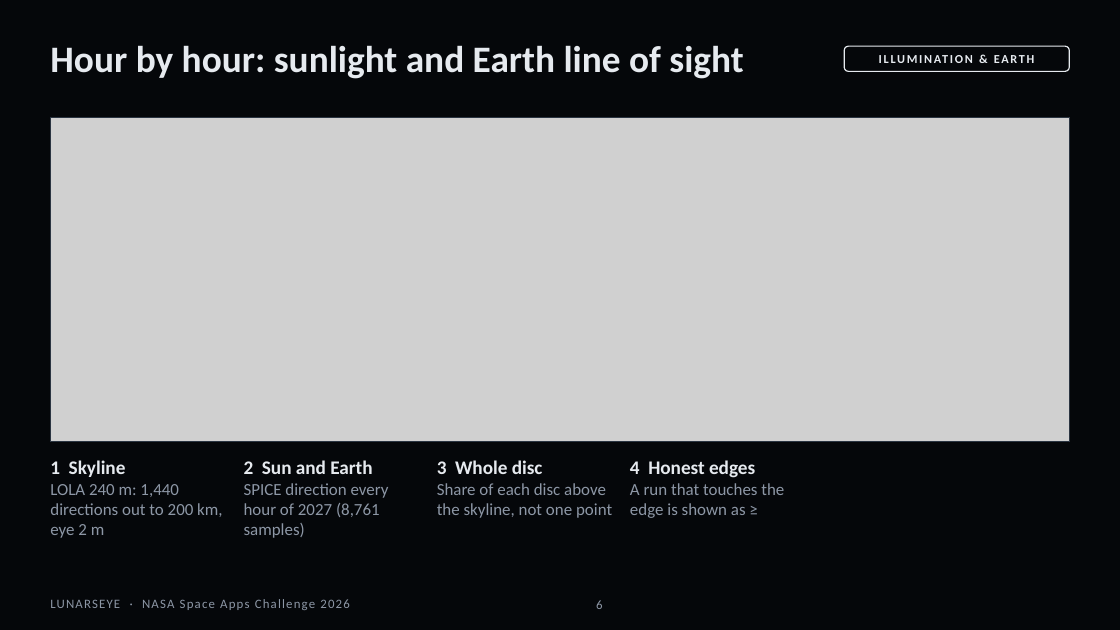
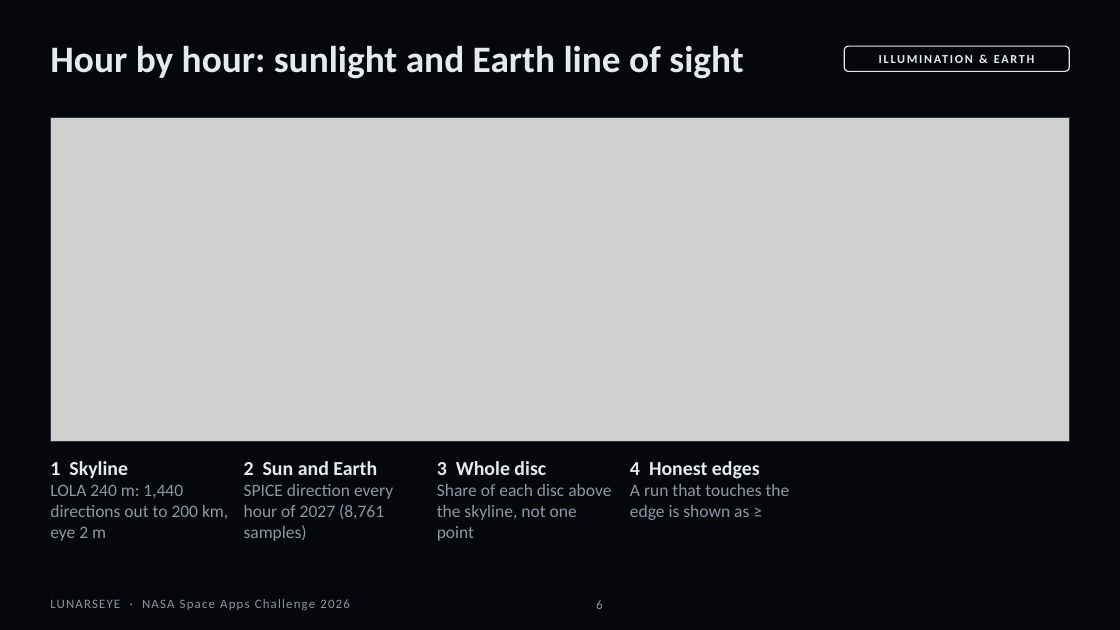
Before and after one commit to 5764678/LUNARSEYE, a slide deck: slide 6 of submission/build/out/LUNARSEYE_deck_raw.pptx. Drawn at 1120x630 pixels with LibreOffice and Linux fonts; fonts in the diff are those of the drawing; grey boxes stand for pictures. Boxes give left, top, right and bottom in pixels: in the first picture for what was removed or moved away, otherwise in the second. Text is boxed around its words. In the diff, an @@ line names an element or a change of style, - is before the commit and + after.

```diff
--- a/submission/build/out/LUNARSEYE_deck_raw.pptx
+++ b/submission/build/out/LUNARSEYE_deck_raw.pptx
@@ text "1 Skyline" at (50,461,228,541): size 16.5 to 17 pt in "1 Skyline"; size 14.5 to 15 pt in "LOLA 240 m: 1,440 directions out to ..." @@
@@ text "2 Sun and Earth" at (244,461,393,541): size 16.5 to 17 pt in "2 Sun and Earth"; size 14.5 to 15 pt in "SPICE direction every hour of 2027 (8,761 ..." @@
@@ text "3 Whole disc" at (437,461,611,541): size 16.5 to 17 pt in "3 Whole disc"; size 14.5 to 15 pt in "Share of each disc above the skyline, ..." @@
@@ text "4 Honest edges" at (630,461,790,520): size 16.5 to 17 pt in "4 Honest edges"; size 14.5 to 15 pt in "A run that touches the edge is ..." @@
```
Also in this commit, not shown: 7 other slides changed, 1 slide added, 1 slide removed, 24 other files.
